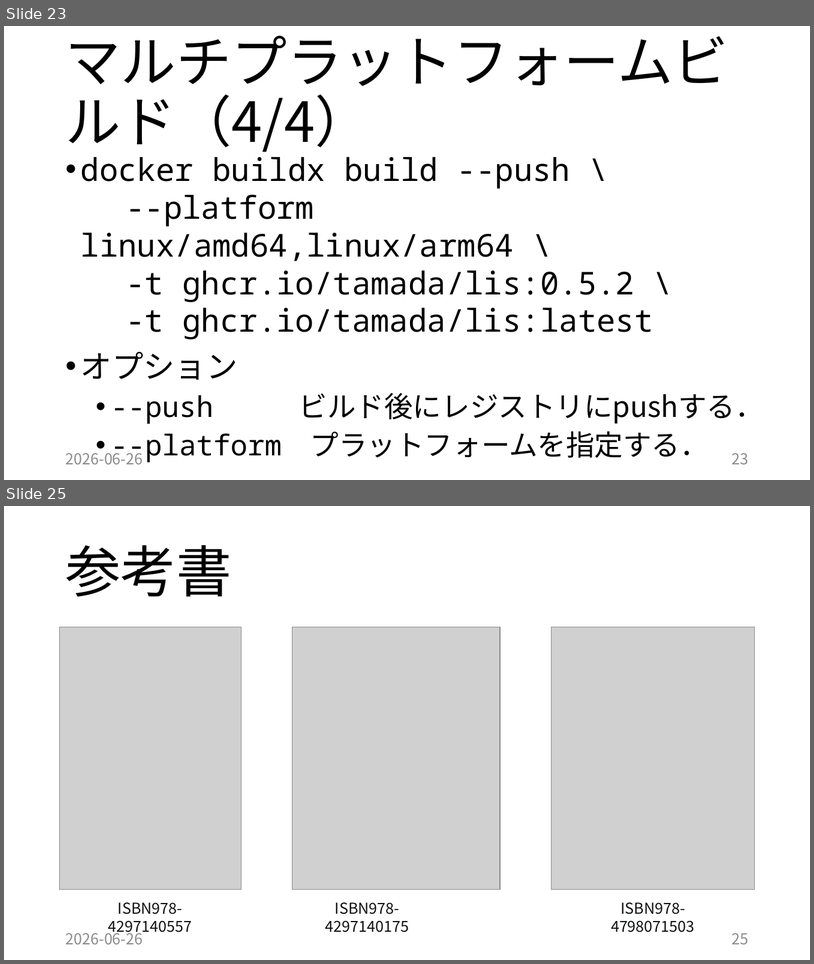
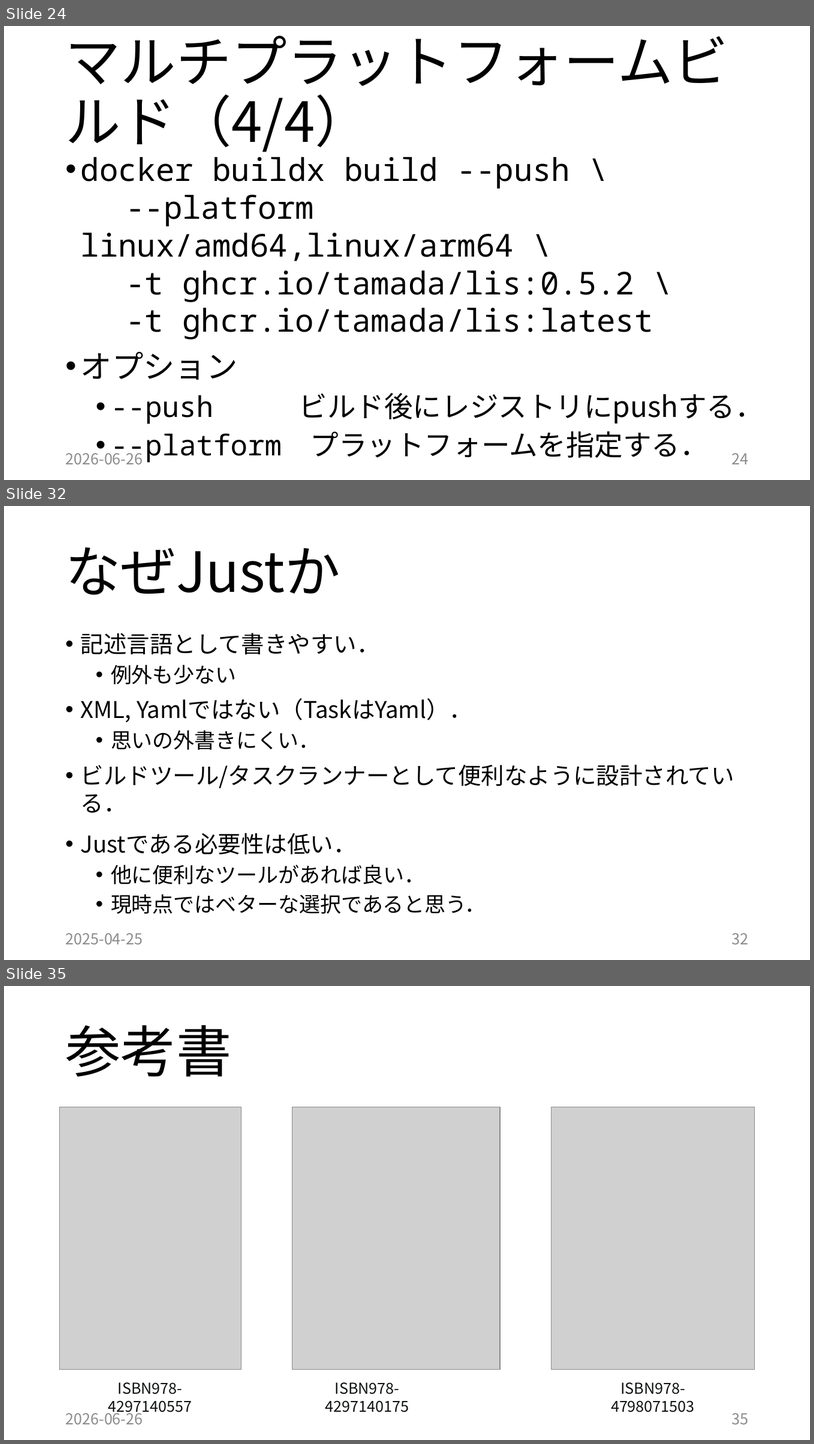
Before and after one commit to tamada/2026empirical, a slide deck: 20260626.pptx. Shown one above the other, each under a label of ours: slides 23 and 25 before the commit, slides 24, 32 and 35 after it; the slides between them are not shown. The pictures are 814x964 and 814x1444 pixels, drawn with LibreOffice and Linux fonts; fonts in the diff are those of the drawing; grey boxes stand for pictures. Boxes give left, top, right and bottom in pixels: in the first picture for what was removed or moved away, otherwise in the second. Text is boxed around its words. In the diff, an @@ line names an element or a change of style, - is before the commit and + after.

```diff
--- a/20260626.pptx
+++ b/20260626.pptx
@@ slide 32 added at bbox=[4, 506, 810, 960], background #FFFFFF @@
@@ title added at bbox=[65, 547, 341, 595], 66 pt, text #000000 @@
+なぜJustか
@@ text added at bbox=[81, 633, 735, 913], 27.5 pt, text #000000 @@
+• 記述言語として書きやすい．
+  • 例外も少ない
+• XML, Yamlではない（TaskはYaml）．
+  • 思いの外書きにくい．
+• ビルドツール/タスクランナーとして便利なように設計されている．
+• Justである必要性は低い．
+  • 他に便利なツールがあれば良い．
+  • 現時点ではベターな選択であると思う．
@@ text added at bbox=[65, 933, 143, 944], 18 pt, text #8C8C8C @@
+2025-04-25
@@ page number added at bbox=[732, 933, 749, 944], 18 pt, text #8C8C8C @@
+32
@@ what was slide 23 is now slide 24 @@
@@ page number at bbox=[732, 453, 749, 464]: text changed @@
-23
+24
@@ what was slide 25 is now slide 35 @@
@@ page number at bbox=[732, 1413, 749, 1424]: text changed @@
-25
+35
```
Also in this commit, not shown: 3 slides changed, 10 other slides added, 1 slide removed, 16 other files.
